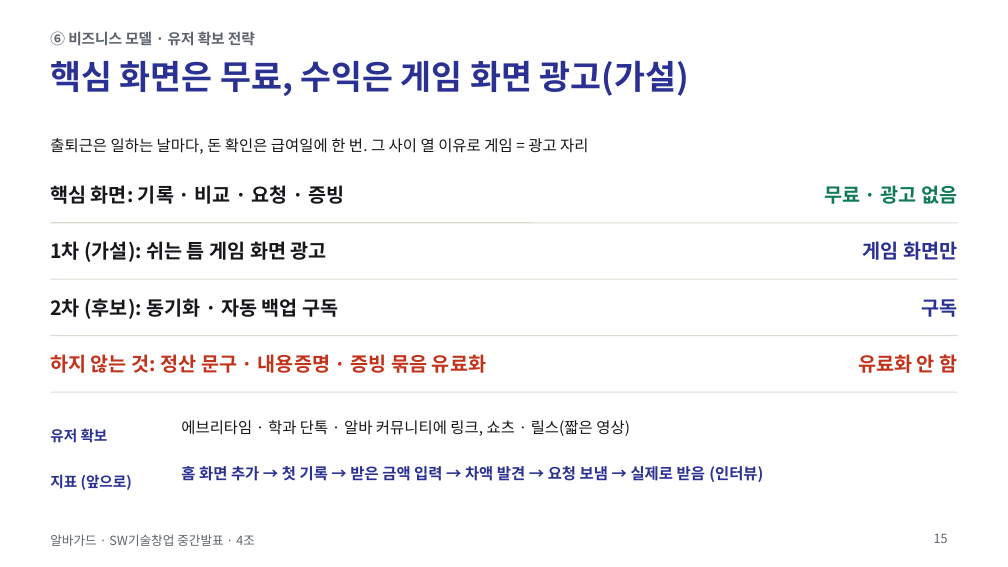
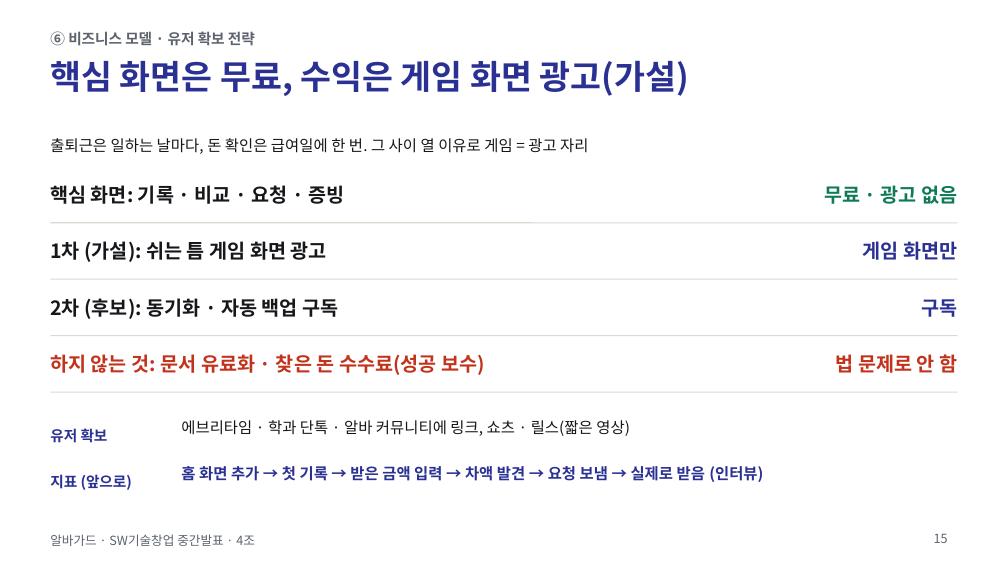
Before and after one commit to jihooni217/albaguard, a slide deck: slide 15 of docs/06_중간발표_PPT_간결판.pptx. Drawn at 1008x567 pixels with LibreOffice and Linux fonts; fonts in the diff are those of the drawing. Boxes give left, top, right and bottom in pixels: in the first picture for what was removed or moved away, otherwise in the second. Text is boxed around its words. In the diff, an @@ line names an element or a change of style, - is before the commit and + after.

```diff
--- a/docs/06_중간발표_PPT_간결판.pptx
+++ b/docs/06_중간발표_PPT_간결판.pptx
@@ text at box(50, 354, 485, 375): text changed @@
-하지 않는 것: 정산 문구 · 내용증명 · 증빙 묶음 유료화
+하지 않는 것: 문서 유료화 · 찾은 돈 수수료(성공 보수)
@@ text at box(836, 354, 957, 373): text changed @@
-유료화 안 함
+법 문제로 안 함
```
Also in this commit, not shown: 1 other slide changed, 8 other files.
